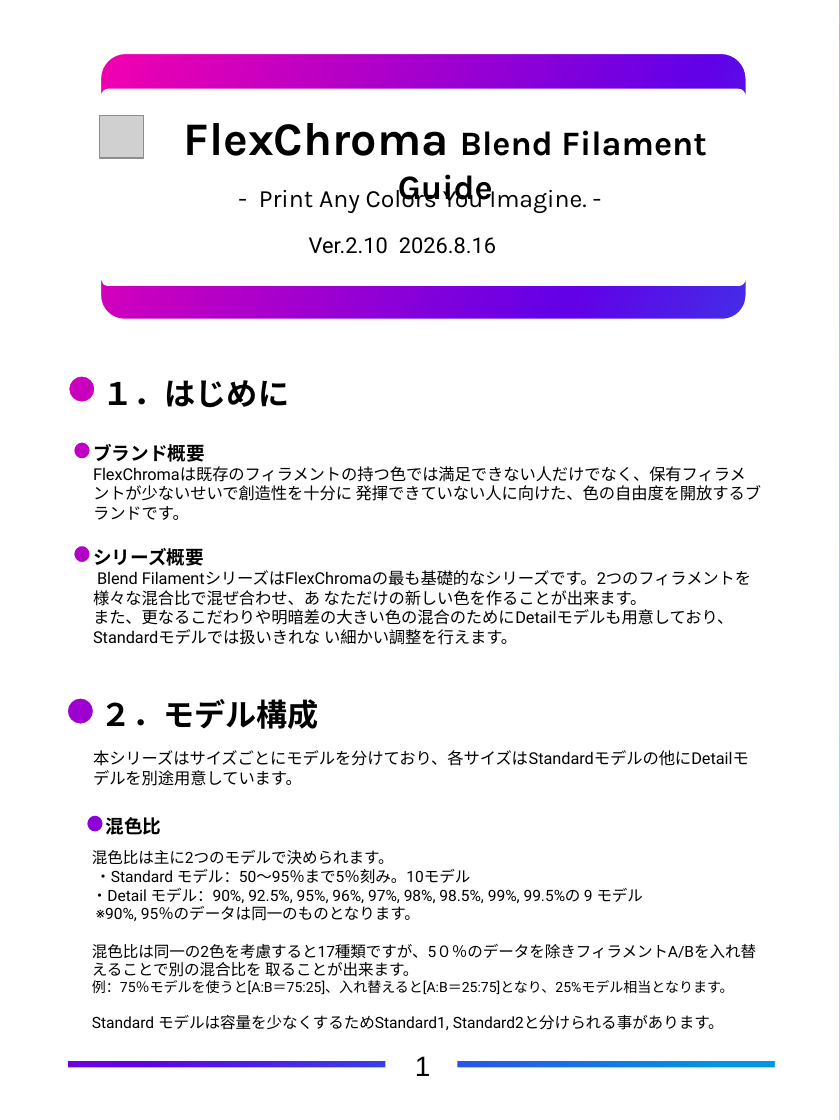
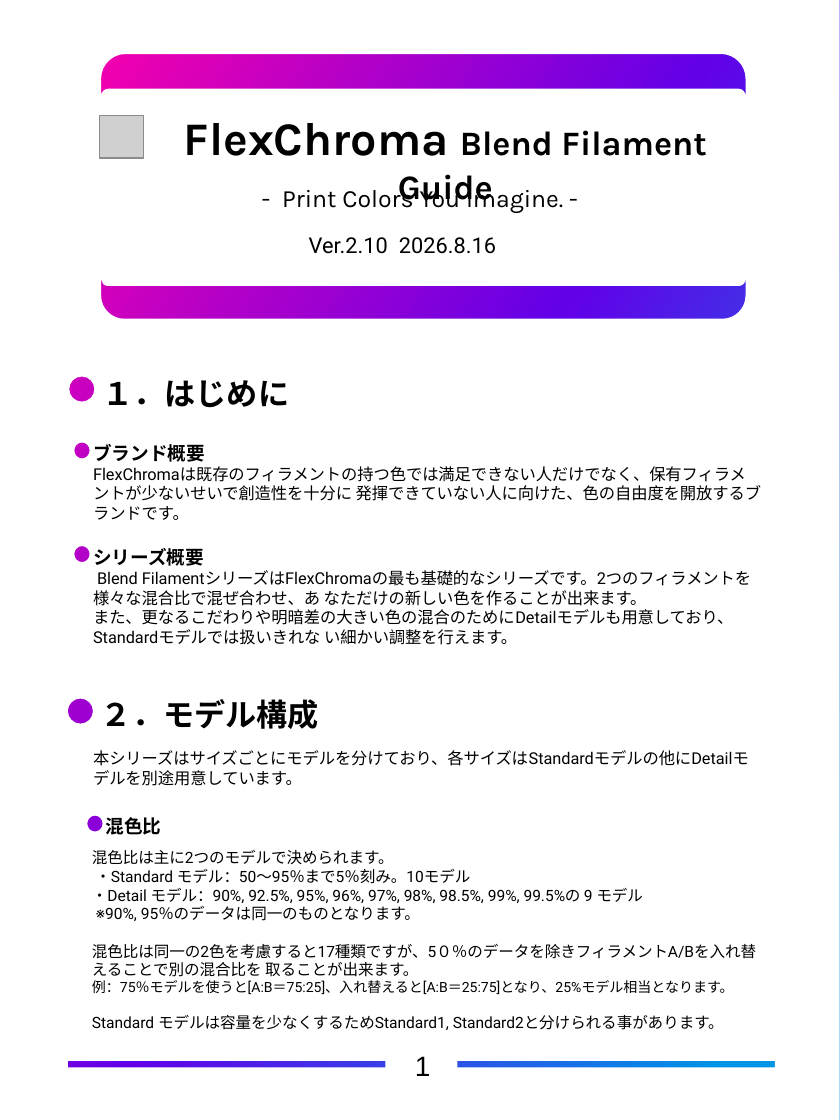
Before and after one commit to FlexChromaHQ/FlexChroma, a slide deck: slide 8 of Documents/Original/FlexChroma_Blend_Filament_JP.pptx. Drawn at 840x1120 pixels with LibreOffice and Linux fonts; fonts in the diff are those of the drawing; grey boxes stand for pictures. Boxes give left, top, right and bottom in pixels: in the first picture for what was removed or moved away, otherwise in the second. Text is boxed around its words. In the diff, an @@ line names an element or a change of style, - is before the commit and + after.

```diff
--- a/Documents/Original/FlexChroma_Blend_Filament_JP.pptx
+++ b/Documents/Original/FlexChroma_Blend_Filament_JP.pptx
@@ text at (282,185,563,213): text changed @@
-- Print Any Colors You Imagine. -
+- Print Colors You Imagine. -
```
Also in this commit, not shown: 1 other slide changed, 6 other files.
